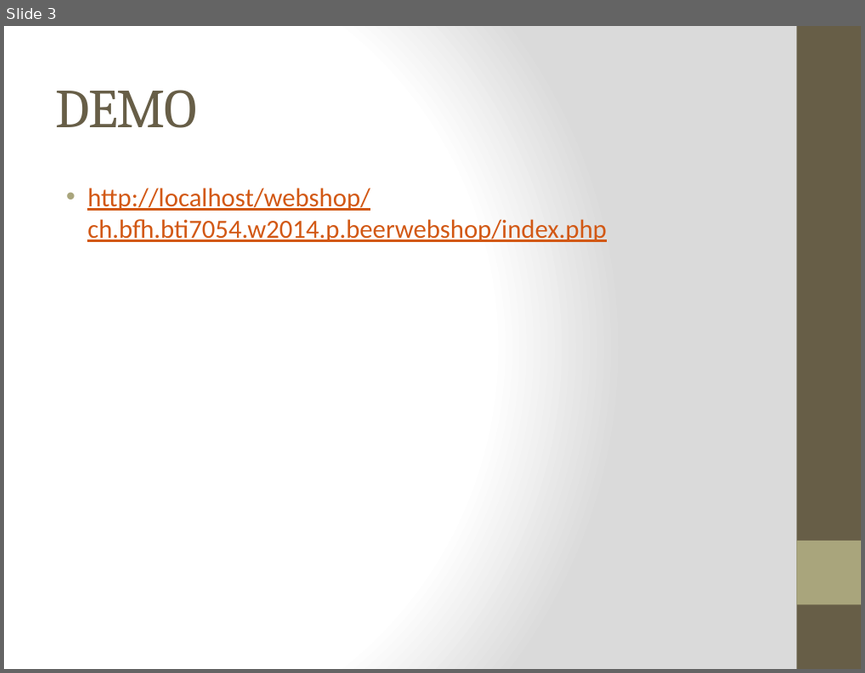
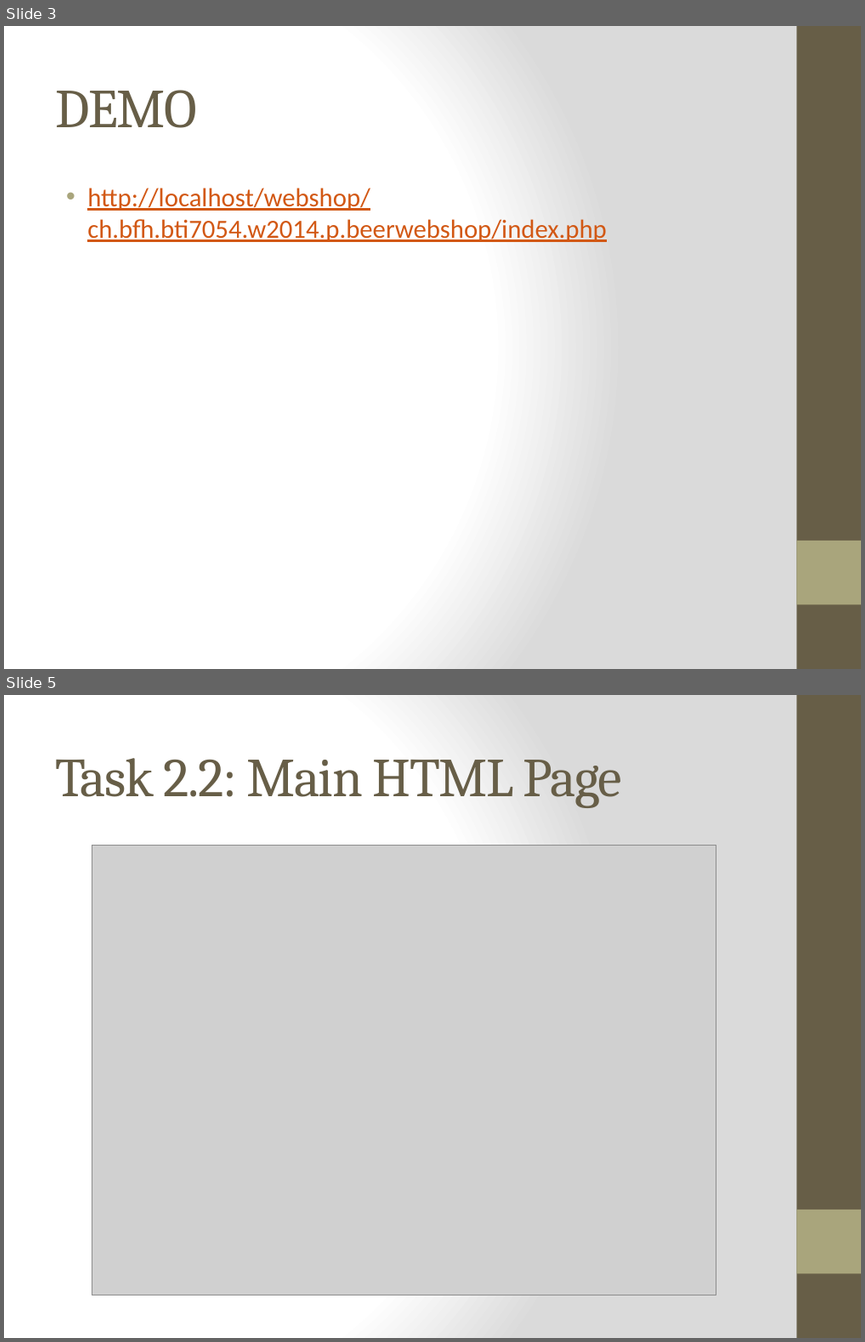
Before and after one commit to kochm8/ch.bfh.bti7054.w2014.p.beerwebshop, a slide deck: doc/Präsentation.pptx. Shown one above the other, each under a label of ours: slide 3 before the commit, slides 3 and 5 after it; the slides between them are not shown. The pictures are 865x673 and 865x1342 pixels, drawn with LibreOffice and Linux fonts; fonts in the diff are those of the drawing; grey boxes stand for pictures. Boxes give left, top, right and bottom in pixels: in the first picture for what was removed or moved away, otherwise in the second. Text is boxed around its words. In the diff, an @@ line names an element or a change of style, - is before the commit and + after.

```diff
--- a/doc/Präsentation.pptx
+++ b/doc/Präsentation.pptx
@@ slide 5 added at (x1=4, y1=695, x2=861, y2=1338), background gradient #FFFFFF to #DADADA; not listed: 2 template elements that a slide beside it also shows @@
@@ title added at (x1=55, y1=758, x2=622, y2=808), 46 pt, text #675E47 @@
+Task 2.2: Main HTML Page
@@ picture added at (x1=92, y1=845, x2=716, y2=1295) @@
```
Also in this commit, not shown: 1 slide changed, 7 other slides added.
